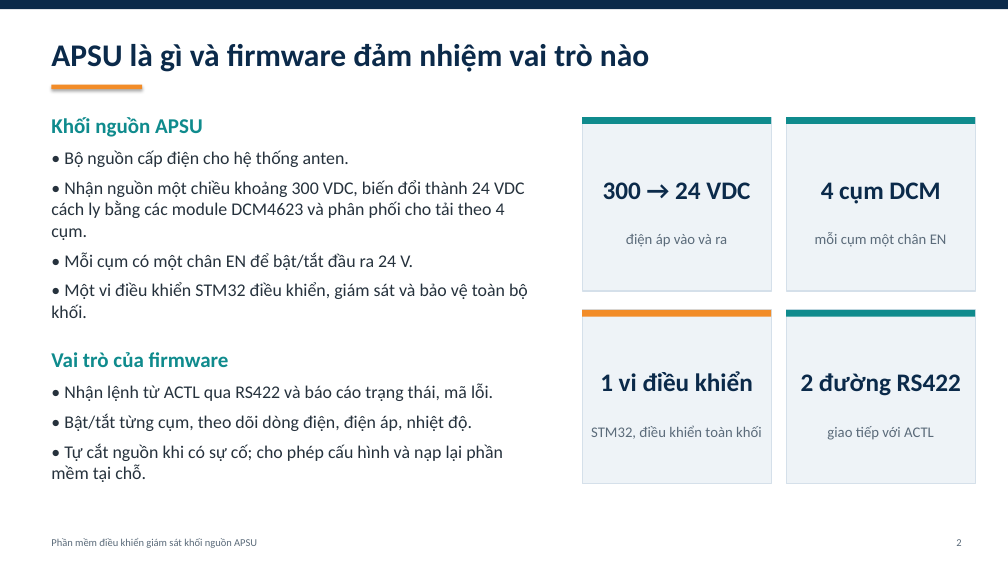
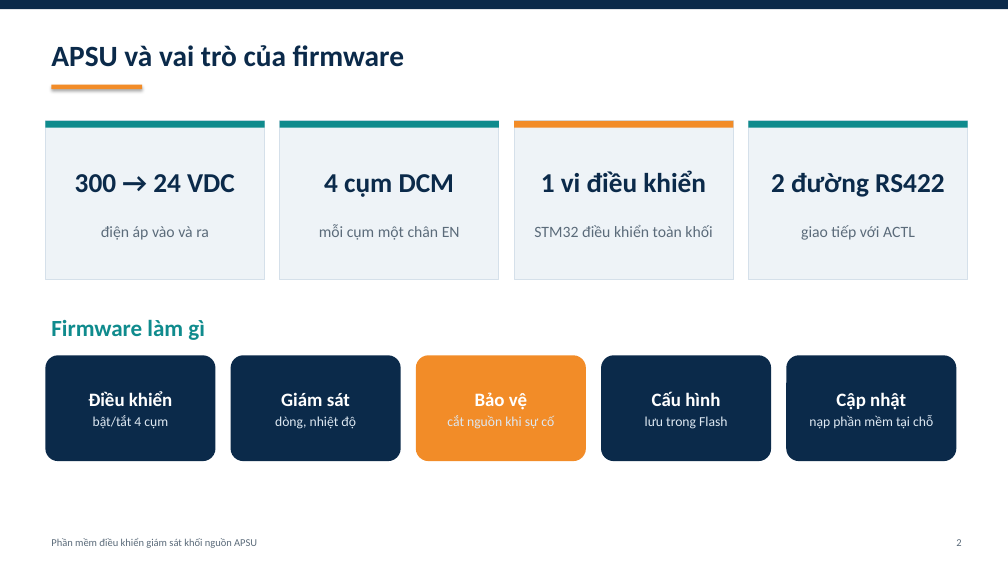
Before and after one commit to yuhneyugnnnn221103/PSU-Firmware, a slide deck: slide 2 of docs/APSU_firmware_tong_quan.pptx. Drawn at 1008x567 pixels with LibreOffice and Linux fonts; fonts in the diff are those of the drawing. Boxes give left, top, right and bottom in pixels: in the first picture for what was removed or moved away, otherwise in the second. Text is boxed around its words. In the diff, an @@ line names an element or a change of style, - is before the commit and + after.

```diff
--- a/docs/APSU_firmware_tong_quan.pptx
+++ b/docs/APSU_firmware_tong_quan.pptx
@@ text at box(51, 45, 404, 67): text changed; size 30 to 28 pt @@
-APSU là gì và firmware đảm nhiệm vai trò nào
+APSU và vai trò của firmware
@@ text removed at box(51, 117, 203, 137) @@
-Khối nguồn APSU
@@ rectangle: place and size @@
-rectangle at box(786, 310, 975, 484)
+rectangle at box(45, 121, 265, 280)
@@ rectangle: place and size @@
-rectangle at box(786, 310, 975, 317)
+rectangle at box(45, 121, 265, 128)
@@ rectangle: place and size @@
-rectangle at box(582, 117, 771, 291)
+rectangle at box(280, 121, 499, 280)
@@ rectangle: place and size @@
-rectangle at box(582, 117, 771, 124)
+rectangle at box(280, 121, 499, 128)
@@ rectangle: place and size @@
-rectangle at box(786, 117, 975, 291)
+rectangle at box(514, 121, 734, 280)
@@ rectangle: place and size @@
-rectangle at box(582, 310, 771, 317)
+rectangle at box(514, 121, 734, 128)
@@ rectangle: place and size @@
-rectangle at box(582, 310, 771, 484)
+rectangle at box(749, 121, 968, 280)
@@ rectangle: place and size @@
-rectangle at box(786, 117, 975, 124)
+rectangle at box(749, 121, 968, 128)
@@ text "300 → 24 VDC": place and size @@
-text "300 → 24 VDC" at box(603, 182, 750, 199)
+text "300 → 24 VDC" at box(75, 174, 235, 192)
@@ text removed at box(51, 150, 528, 318) @@
-• Bộ nguồn cấp điện cho hệ thống anten.
-• Nhận nguồn một chiều khoảng 300 VDC, biến đổi thành 24 VDC cách ly bằng các module DCM4623 và phân phối cho tải theo 4 cụm.
-• Mỗi cụm có một chân EN để bật/tắt đầu ra 24 V.
-• Một vi điều khiển STM32 điều khiển, giám sát và bảo vệ toàn bộ khối.
@@ text "4 cụm DCM": place and size @@
-text "4 cụm DCM" at box(821, 182, 940, 204)
+text "4 cụm DCM" at box(324, 174, 454, 197)
@@ text "1 vi điều khiển": place and size @@
-text "1 vi điều khiển" at box(600, 371, 753, 391)
+text "1 vi điều khiển" at box(541, 170, 706, 193)
@@ size 24 to 26 pt in 4 elements at box(75, 174, 235, 192), box(324, 174, 454, 197), box(541, 170, 706, 193), box(771, 173, 944, 197) @@
@@ text "2 đường RS422": place and size @@
-text "2 đường RS422" at box(801, 373, 961, 396)
+text "2 đường RS422" at box(771, 173, 944, 197)
@@ text "điện áp vào và ra": place and size @@
-text "điện áp vào và ra" at box(626, 234, 727, 247)
+text "điện áp vào và ra" at box(101, 226, 209, 240)
@@ text "mỗi cụm một chân EN": place and size @@
-text "mỗi cụm một chân EN" at box(815, 232, 947, 247)
+text "mỗi cụm một chân EN" at box(319, 224, 460, 240)
@@ text at box(534, 225, 712, 237): text changed; size 14 to 15 pt @@
-STM32, điều khiển toàn khối
+STM32 điều khiển toàn khối
@@ size 14 to 15 pt in 3 elements at box(101, 226, 209, 240), box(319, 224, 460, 240), box(801, 225, 915, 240) @@
@@ text "giao tiếp với ACTL": place and size @@
-text "giao tiếp với ACTL" at box(827, 426, 934, 440)
+text "giao tiếp với ACTL" at box(801, 225, 915, 240)
@@ text added at box(51, 319, 205, 340), 22 pt, text #0F8B8D, bold @@
+Firmware làm gì
@@ rounded rectangle added at box(45, 355, 216, 461), fill #0B2A4A, 13 pt, text #DDE8F2 @@
+Điều khiển
+bật/tắt 4 cụm
@@ text removed at box(51, 352, 229, 367) @@
-Vai trò của firmware
@@ rounded rectangle added at box(231, 355, 401, 461), fill #0B2A4A, 13 pt, text #DDE8F2 @@
+Giám sát
+dòng, nhiệt độ
@@ rounded rectangle added at box(416, 355, 586, 461), fill #F28C28, 13 pt, text #DDE8F2 @@
+Bảo vệ
+cắt nguồn khi sự cố
@@ rounded rectangle added at box(601, 355, 771, 461), fill #0B2A4A, 13 pt, text #DDE8F2 @@
+Cấu hình
+lưu trong Flash
@@ rounded rectangle added at box(786, 355, 957, 461), fill #0B2A4A, 13 pt, text #DDE8F2 @@
+Cập nhật
+nạp phần mềm tại chỗ
@@ text removed at box(51, 384, 503, 482) @@
-• Nhận lệnh từ ACTL qua RS422 và báo cáo trạng thái, mã lỗi.
-• Bật/tắt từng cụm, theo dõi dòng điện, điện áp, nhiệt độ.
-• Tự cắt nguồn khi có sự cố; cho phép cấu hình và nạp lại phần mềm tại chỗ.
```
Also in this commit, not shown: 10 other slides changed, 23 slides added.
